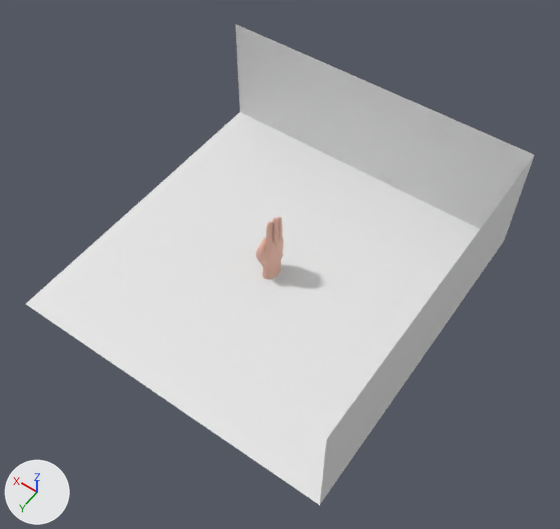
Renders of the OBJ model Hand Models Blender/alphabet/B.obj from each side of a commit.
Rendered twice from a 50 mm lens placed at (-14.9, 20.6, 32.4), pointed at (-0.7, 0.7, 1.1). Lighting does not change. The marker at lower left points along +X, +Y and +Z. Where no turn or scale is listed for an object, it has been applied to the vertices.

Script lines for the objects in view, before the commit:
```python
me_plane_004 = bpy.data.meshes.new('Plane.004')
me_plane_004.from_pydata(...)  # 13290 vertices, 13244 faces, 2 loose edges; spans x -0.18..0.81, y -0.82..0.85, z -1.77..3.34
me_plane_004.materials.append(mat_material_002)  # beige #e7b7a4
me_plane_plane_006 = bpy.data.meshes.new('Plane_Plane.006')
me_plane_plane_006.from_pydata([(9.5, -9.2, -0.9), (9.5, 9.3, -0.9), (-9.0, 9.3, -0.9), (-9.0, -9.2, -0.9), (-9.0, -9.2, 5.7), (-9.0, 9.3, 5.7), (9.5, -9.2, 5.7)], [], [(0, 1, 2, 3), (2, 5, 4, 3), (3, 4, 6, 0)])
me_plane_plane_006.materials.append(mat_material_001)  # white #e7e7e7
ob_plane_004 = bpy.data.objects.new('Plane.004', me_plane_004)
ob_plane_004.location = (0.0, 0.0, 0.0)
ob_plane_plane_006 = bpy.data.objects.new('Plane_Plane.006', me_plane_plane_006)
ob_plane_plane_006.location = (0.0, 0.0, 0.0)
```
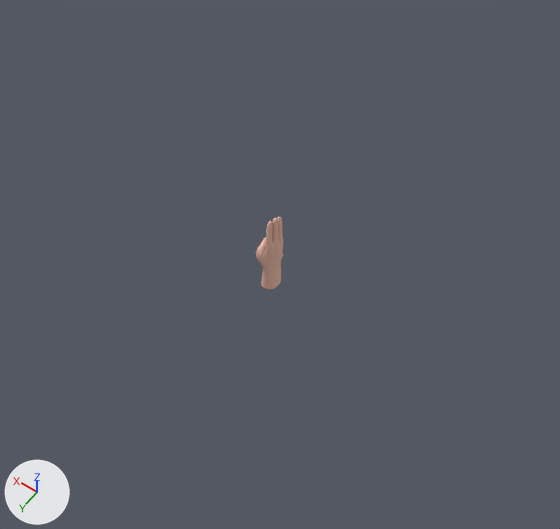
What differs and where, as boxes [x1, y1, x2, y2] in the pictures (560 x 529 px):
'Plane_Plane.006', deleted: before [26, 24, 534, 505]

What the commit changed:
Object 'Plane_Plane.006' (ob_plane_plane_006) is deleted.
